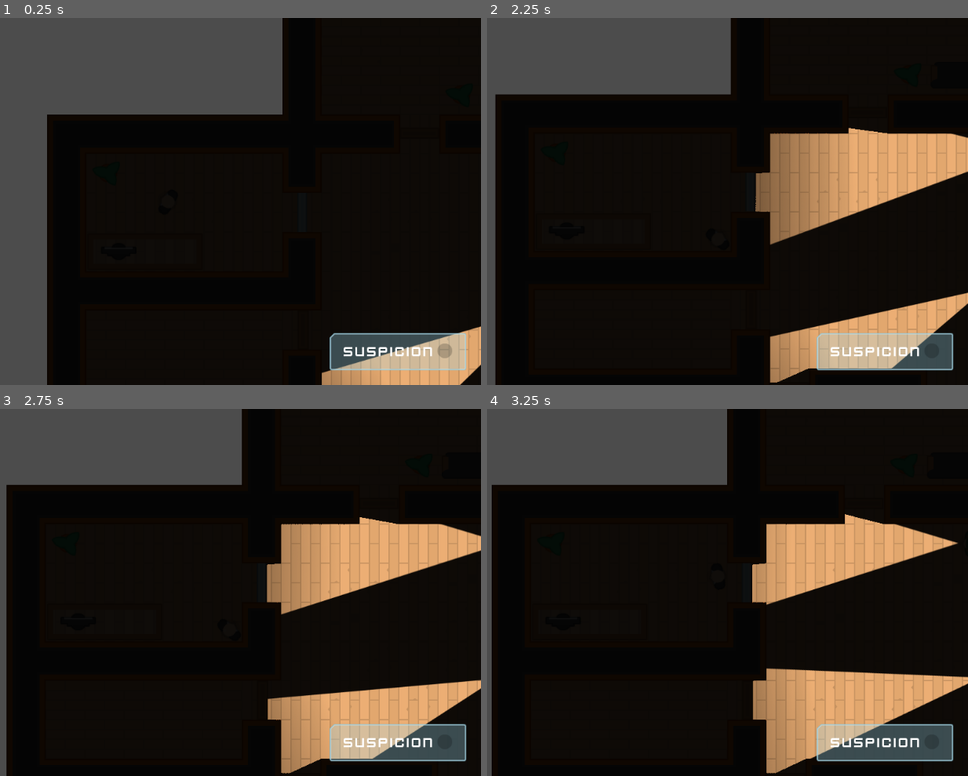
Above: before the commit, frames 1-4 (two rows, left to right).
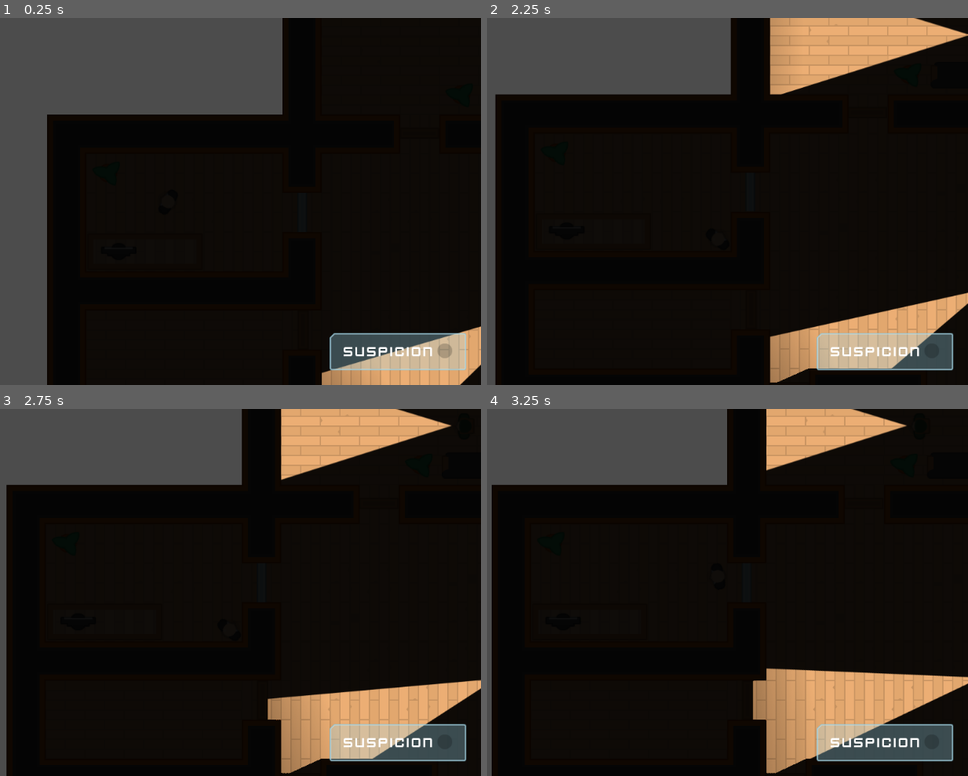
Above: after the commit, the same moments.

Repository: andrearomagnoli/godot-heist-meisters
Game: Godot game, scene res://Levels/Level1.tscn
Same seed, same stepped clock (60 frames per second), same inputs: the game is played once before the commit and once after it.
Inputs (mouse positions are in pixels of both pictures, inside the frame that each line leads up to):
- Up to frame 1 (0.25 s): no input
- Up to frame 2 (2.25 s): tap Enter at 0.5 s; move the mouse to (790, 329) at 0.52 s; hold D (move_right) 0.53-1.28 s; tap F (toggle_vision_mode) at 0.6, 1.35, 2.1 s; click (790, 329) at 0.67 s; move the mouse to (895, 131) at 1.27 s; hold S (move_down) 1.28-2.03 s; click (895, 131) at 1.42 s; move the mouse to (756, 194) at 2.02 s; hold D (move_right) from 2.03 s (still down); click (756, 194) at 2.17 s
- Up to frame 3 (2.75 s): keep holding D (move_right)
- Up to frame 4 (3.25 s): move the mouse to (563, 607) at 2.77 s; release D (move_right) at 2.78 s; hold W (move_up) from 2.78 s (still down); tap F (toggle_vision_mode) at 2.85 s; click (563, 607) at 2.92 s

Frame 1 is identical in both runs. In frame 2, 14% of the frame differs, in the area x 55-100%, y 0-62%; in frame 3, 11%; in frame 4, 8.5%.

Commit message:
Fix wrong name to guard script

Diff:
--- a/Characters/Guard.tscn
+++ b/Characters/Guard.tscn
@@ -1,6 +1,6 @@
 [gd_scene load_steps=5 format=2]
 
-[ext_resource path="res://TemplateCharacter.gd" type="Script" id=1]
+[ext_resource path="res://Characters/NPCs/Guard.gd" type="Script" id=1]
 [ext_resource path="res://Lightmaps/Torch.tscn" type="PackedScene" id=2]
 [ext_resource path="res://Characters/TemplateCharacter.tscn" type="PackedScene" id=3]
 [ext_resource path="res://GFX/PNG/Soldier 1/soldier1_stand.png" type="Texture" id=4]
--- /dev/null
+++ b/Characters/NPCs/Guard.gd
@@ -0,0 +1,55 @@
+extends "res://Characters/NPCs/PlayerDetection.gd"
+
+onready var navigation = get_tree().get_root().find_node('Navigation2D', true, false)
+onready var destinations = navigation.get_node('Destinations')
+
+var motion
+var possible_destinations
+var path
+
+export var minimum_arrival_distance = 5
+export var walk_speed = 0.5
+
+
+func _ready():
+	randomize()
+	possible_destinations = destinations.get_children()
+	make_path()
+
+
+func _physics_process(_delta):
+	navigate()
+
+
+func navigate():
+	if path:
+		var distance_to_destination = position.distance_to(path[0])
+		if distance_to_destination > minimum_arrival_distance:
+			move()
+		else:
+			update_path()
+	else:
+		make_path()
+
+
+func move():
+	look_at(path[0])
+	motion = (path[0] - position).normalized() * (MAX_SPEED * walk_speed)
+	move_and_slide(motion)
+
+
+func update_path():
+	if path.size() == 1:
+		if $Timer.is_stopped():
+			$Timer.start()
+	else:
+		path.remove(0)
+
+
+func make_path():
+	var new_destination = possible_destinations[randi() % possible_destinations.size() - 1]
+	path = navigation.get_simple_path(position, new_destination.position, false)
+
+
+func _on_Timer_timeout():
+	make_path()
